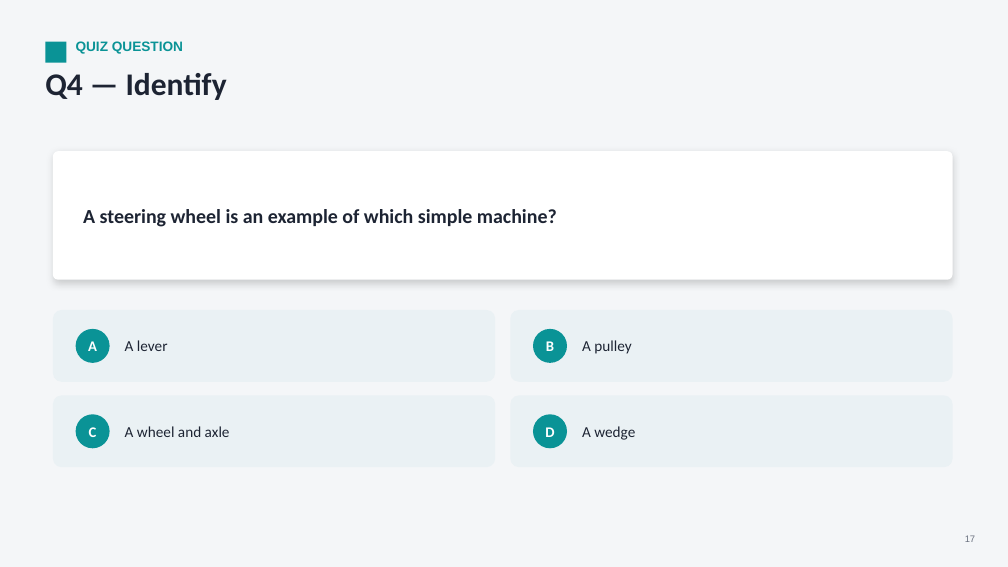
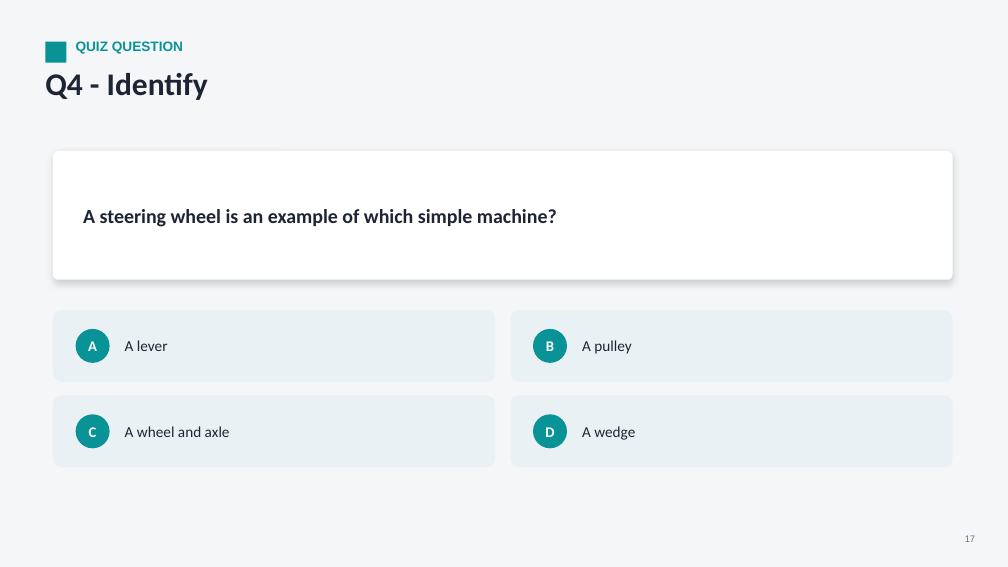
Before and after one commit to parmeshwars2911/MyFirstAR, a slide deck: slide 17 of ppt/Grade06/G06_S31_Simple_Machines_2.pptx. Drawn at 1008x567 pixels with LibreOffice and Linux fonts; fonts in the diff are those of the drawing. Boxes give left, top, right and bottom in pixels: in the first picture for what was removed or moved away, otherwise in the second. Text is boxed around its words. In the diff, an @@ line names an element or a change of style, - is before the commit and + after.

```diff
--- a/ppt/Grade06/G06_S31_Simple_Machines_2.pptx
+++ b/ppt/Grade06/G06_S31_Simple_Machines_2.pptx
@@ text at [45,73,208,100]: text changed @@
-Q4 — Identify
+Q4 - Identify
```
Also in this commit, not shown: 17 other slides changed, 11 other files.
